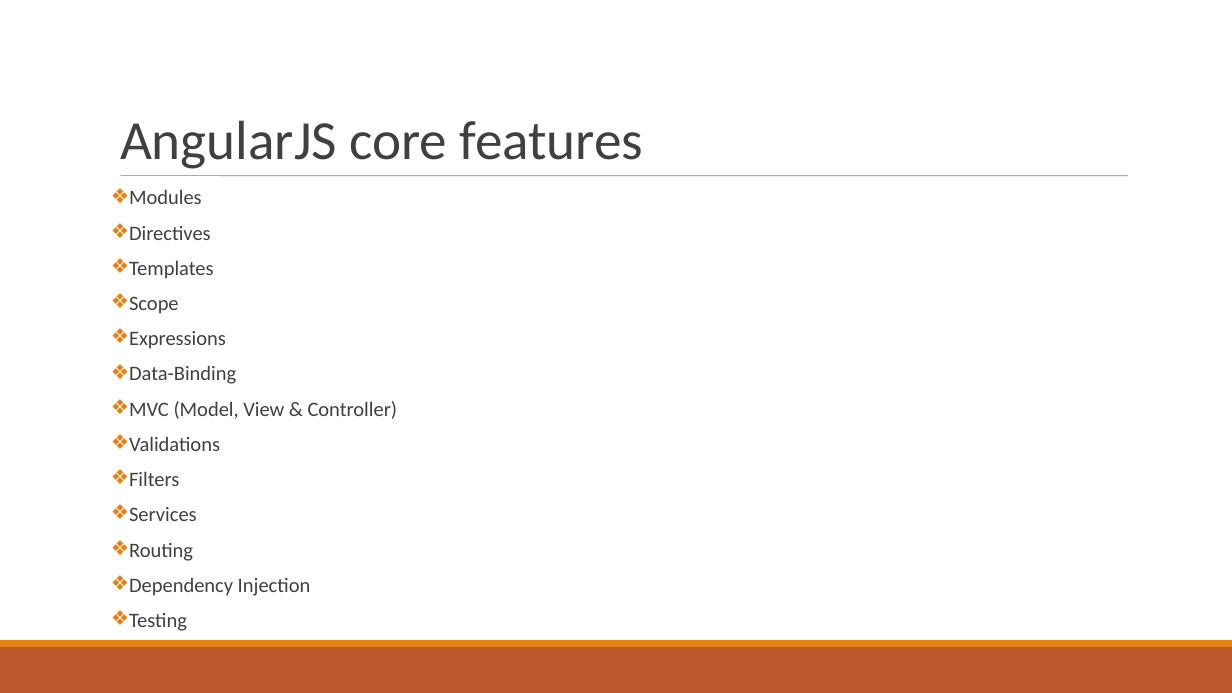
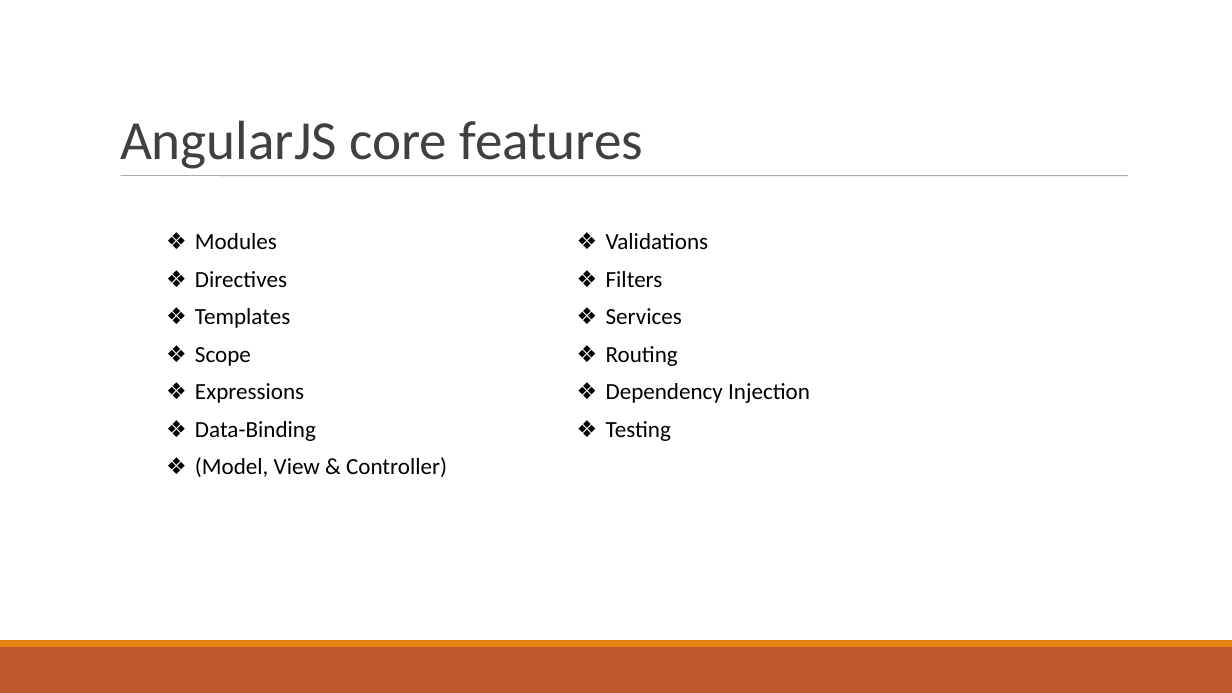
Before and after one commit to AMURTHAInfo/edu, a slide deck: slide 5 of Videos/angular.ppt (slide 3 before the commit). Drawn at 1232x693 pixels with LibreOffice and Linux fonts; fonts in the diff are those of the drawing. Boxes give left, top, right and bottom in pixels: in the first picture for what was removed or moved away, otherwise in the second. Text is boxed around its words. In the diff, an @@ line names an element or a change of style, - is before the commit and + after.

```diff
--- a/Videos/angular.ppt
+++ b/Videos/angular.ppt
@@ text removed at (x1=129, y1=189, x2=398, y2=631) @@
-❖ Modules
-❖ Directives
-❖ Templates
-❖ Scope
-❖ Expressions
-❖ Data-Binding
-❖ MVC (Model, View & Controller)
-❖ Validations
-❖ Filters
-❖ Services
-❖ Routing
-❖ Dependency Injection
-❖ Testing
@@ table added at (x1=157, y1=223, x2=977, y2=522), 8 rows, 2 columns @@
+Modules | Validations
+Directives | Filters
+Templates | Services
+Scope | Routing
+Expressions | Dependency Injection
+Data-Binding | Testing
+(Model, View & Controller) | 
+ | 
```
Also in this commit, not shown: 14 other slides changed, 4 slides added, 3 slides removed, 4 other files.
